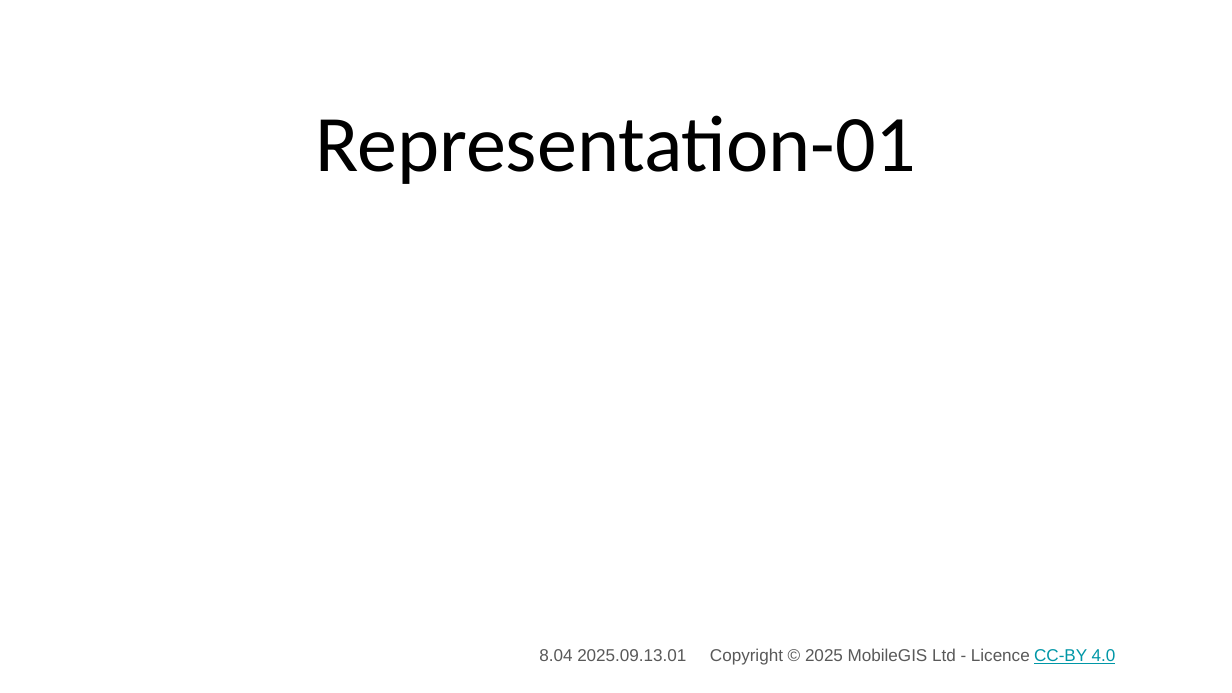
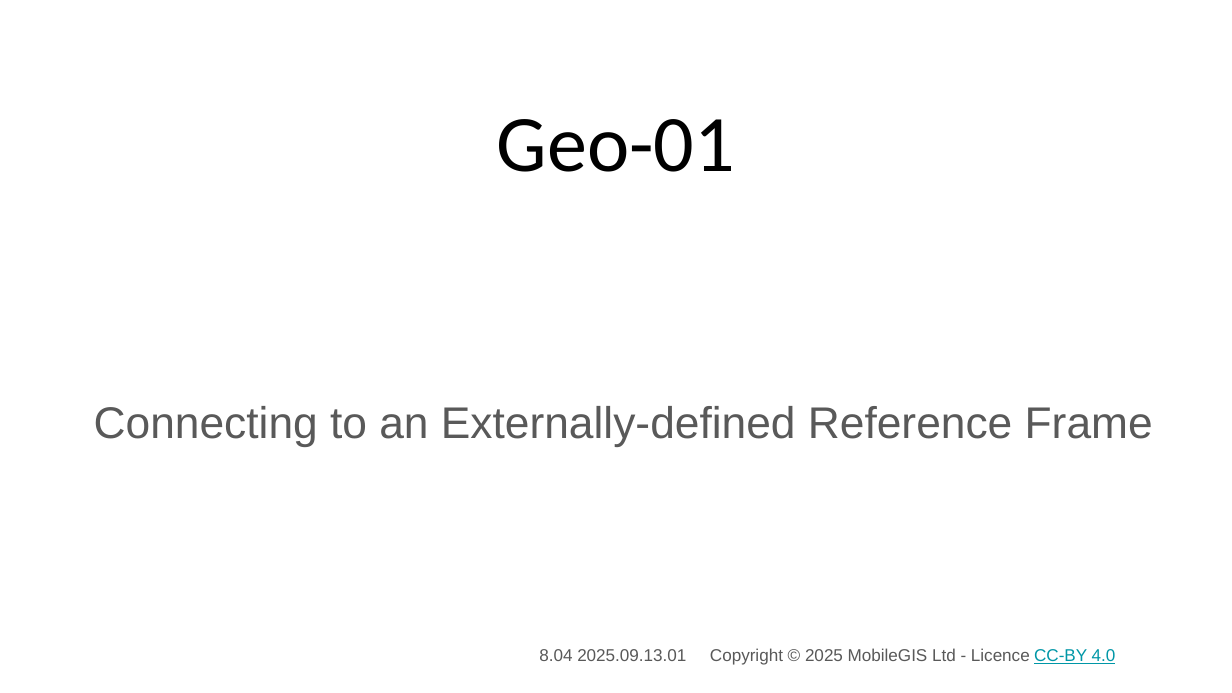
Before and after one commit to 3DXScape/PoseBits, a slide deck: slide 3 of Slides/Geo Connection/Pose_Geo_01.pptx. Drawn at 1232x693 pixels with LibreOffice and Linux fonts; fonts in the diff are those of the drawing; background and template pictures are left out. Boxes give left, top, right and bottom in pixels: in the first picture for what was removed or moved away, otherwise in the second. Text is boxed around its words. In the diff, an @@ line names an element or a change of style, - is before the commit and + after.

```diff
--- a/Slides/Geo Connection/Pose_Geo_01.pptx
+++ b/Slides/Geo Connection/Pose_Geo_01.pptx
@@ title at [497, 119, 735, 172]: text changed @@
-Representation-01
+Geo-01
@@ subtitle added at [94, 406, 1153, 446], 25.9 pt, text #595959 @@
+Connecting to an Externally-defined Reference Frame
```
Also in this commit, not shown: 15 other slides changed, 6 other files.
